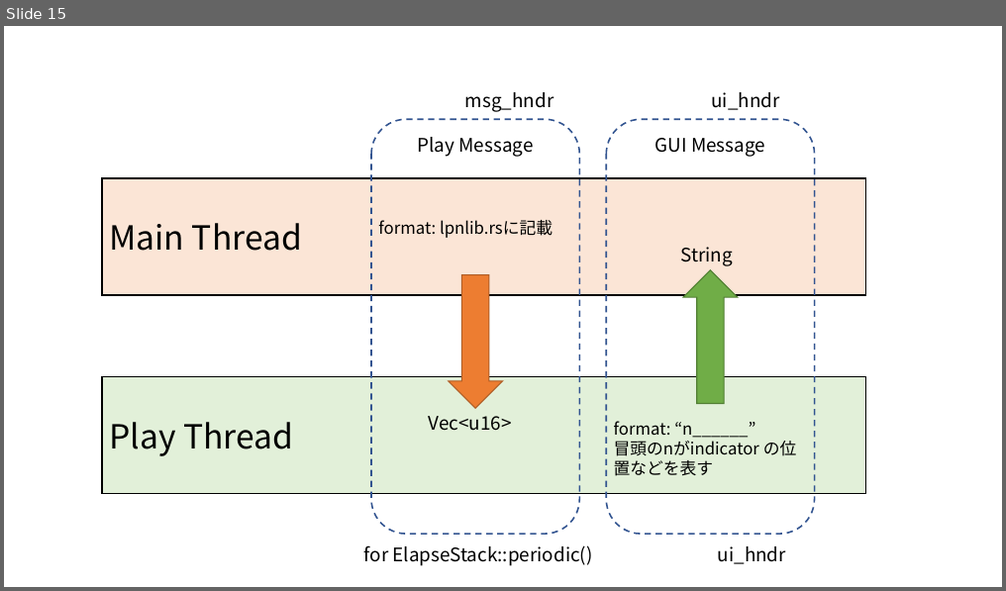
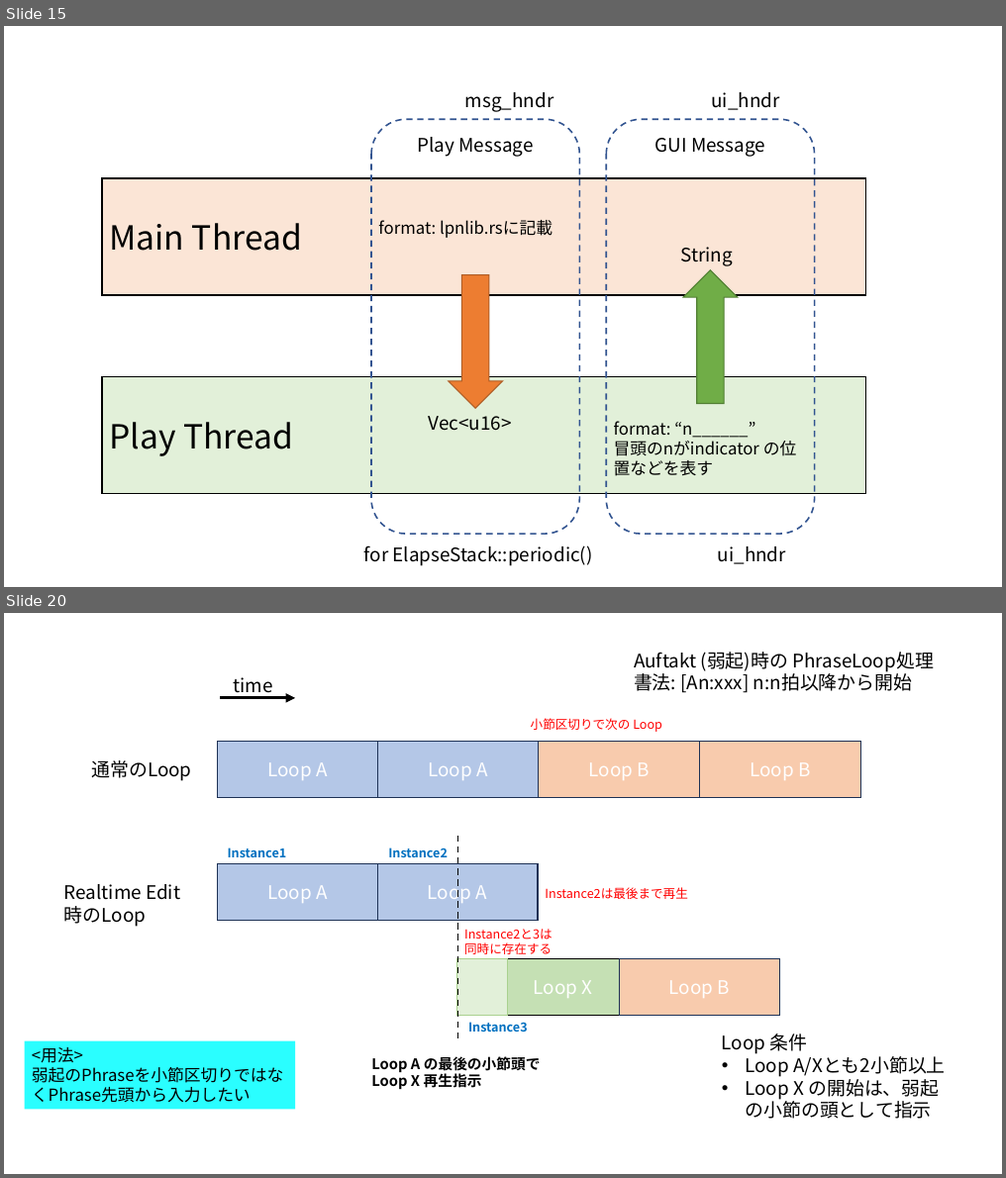
Before and after one commit to hasebems/Loopian_Rust, a slide deck: doc/design.pptx. Shown one above the other, each under a label of ours: slide 15 before the commit, slides 15 and 20 after it; the slides between them are not shown. The pictures are 1006x591 and 1006x1178 pixels, drawn with LibreOffice and Linux fonts; fonts in the diff are those of the drawing. Boxes give left, top, right and bottom in pixels: in the first picture for what was removed or moved away, otherwise in the second. Text is boxed around its words. In the diff, an @@ line names an element or a change of style, - is before the commit and + after.

```diff
--- a/doc/design.pptx
+++ b/doc/design.pptx
@@ slide 20 added at <box>4,613,1002,1174</box>, background #FFFFFF @@
@@ text added at <box>634,652,934,693</box>, 18 pt, text #000000 @@
+Auftakt (弱起)時の PhraseLoop処理
+書法: [An:xxx] n:n拍以降から開始
@@ arrow added from (221, 698) to (295, 698), #000000 3 pt @@
@@ text added at <box>233,677,272,698</box>, 18 pt, text #000000 @@
+time
@@ text added at <box>531,718,662,732</box>, 12 pt, text #FF0000 @@
+小節区切りで次の Loop
@@ text added at <box>91,761,191,781</box>, 18 pt, text #000000 @@
+通常のLoop
@@ rectangle added at <box>218,742,378,798</box>, fill #B4C7E7, outline #1E3256 1 pt, 18 pt, text #FFFFFF @@
+Loop A
@@ rectangle added at <box>377,742,539,798</box>, fill #B4C7E7, outline #1E3256 1 pt, 18 pt, text #FFFFFF @@
+Loop A
@@ rectangle added at <box>539,742,699,798</box>, fill #F8CBAD, outline #1E3256 1 pt, 18 pt, text #FFFFFF @@
+Loop B
@@ rectangle added at <box>699,742,860,798</box>, fill #F8CBAD, outline #1E3256 1 pt, 18 pt, text #FFFFFF @@
+Loop B
@@ text added at <box>228,848,287,858</box>, 12 pt, text #0070C0, bold @@
+Instance1
@@ text added at <box>388,848,448,858</box>, 12 pt, text #0070C0, bold @@
+Instance2
@@ line added from (458, 836) to (458, 1040), #000000 1.5 pt dashed @@
@@ rectangle added at <box>218,864,378,921</box>, fill #B4C7E7, outline #1E3256 1 pt, 18 pt, text #FFFFFF @@
+Loop A
@@ rectangle added at <box>377,864,538,921</box>, fill #B4C7E7, outline #1E3256 1 pt, 18 pt, text #FFFFFF @@
+Loop A
@@ text added at <box>64,884,142,900</box>, 18 pt, text #000000 @@
+Realtime Edit時のLoop
@@ text added at <box>545,887,687,899</box>, 12 pt, text #FF0000 @@
+Instance2は最後まで再生
@@ text added at <box>456,923,568,960</box>, 12 pt, text #FF0000 @@
+Instance2と3は同時に存在する
@@ rectangle added at <box>456,959,507,1015</box>, fill #E2F0D9, outline #A9D18E 1 pt @@
@@ rectangle added at <box>507,959,619,1015</box>, fill #C5E0B4, outline #000000 1 pt, 18 pt, text #FFFFFF @@
+Loop X
@@ rectangle added at <box>620,959,780,1015</box>, fill #F8CBAD, outline #1E3256 1 pt, 18 pt, text #FFFFFF @@
+Loop B
@@ text added at <box>468,1022,528,1032</box>, 12 pt, text #0070C0, bold @@
+Instance3
@@ rectangle added at <box>24,1042,295,1109</box>, fill #2AFEFF, 16 pt, text #000000 @@
+<用法>
+弱起のPhraseを小節区切りではなくPhrase先頭から入力したい
@@ text added at <box>371,1057,541,1089</box>, 14 pt, text #000000, bold @@
+Loop A の最後の小節頭で Loop X 再生指示
@@ text added at <box>722,1034,945,1119</box>, 18 pt, text #000000 @@
+Loop 条件
+• Loop A/Xとも2小節以上
+• Loop X の開始は、弱起の小節の頭として指示
```
Also in this commit, not shown: 4 other slides added, 27 other files.
